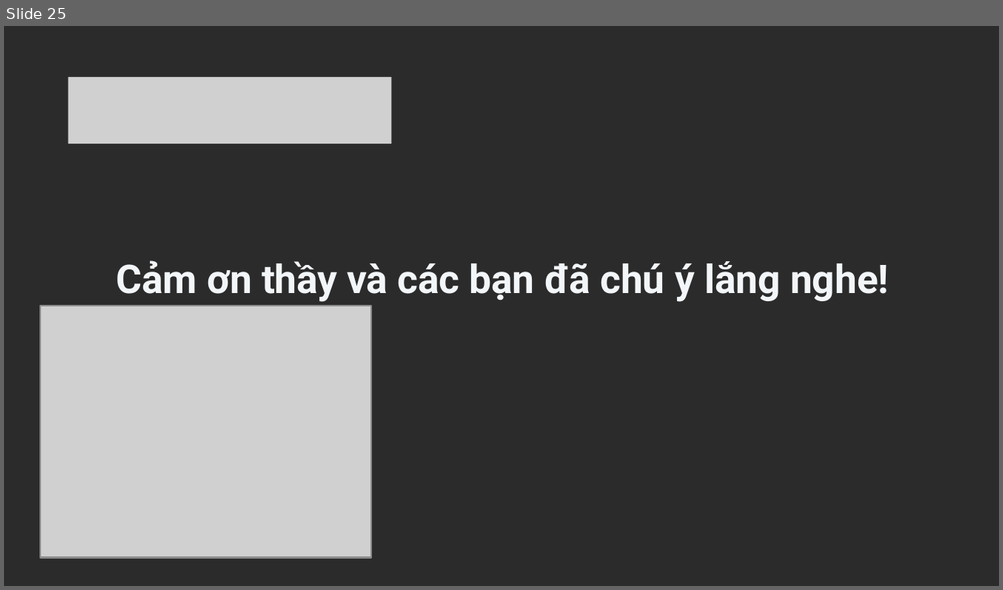
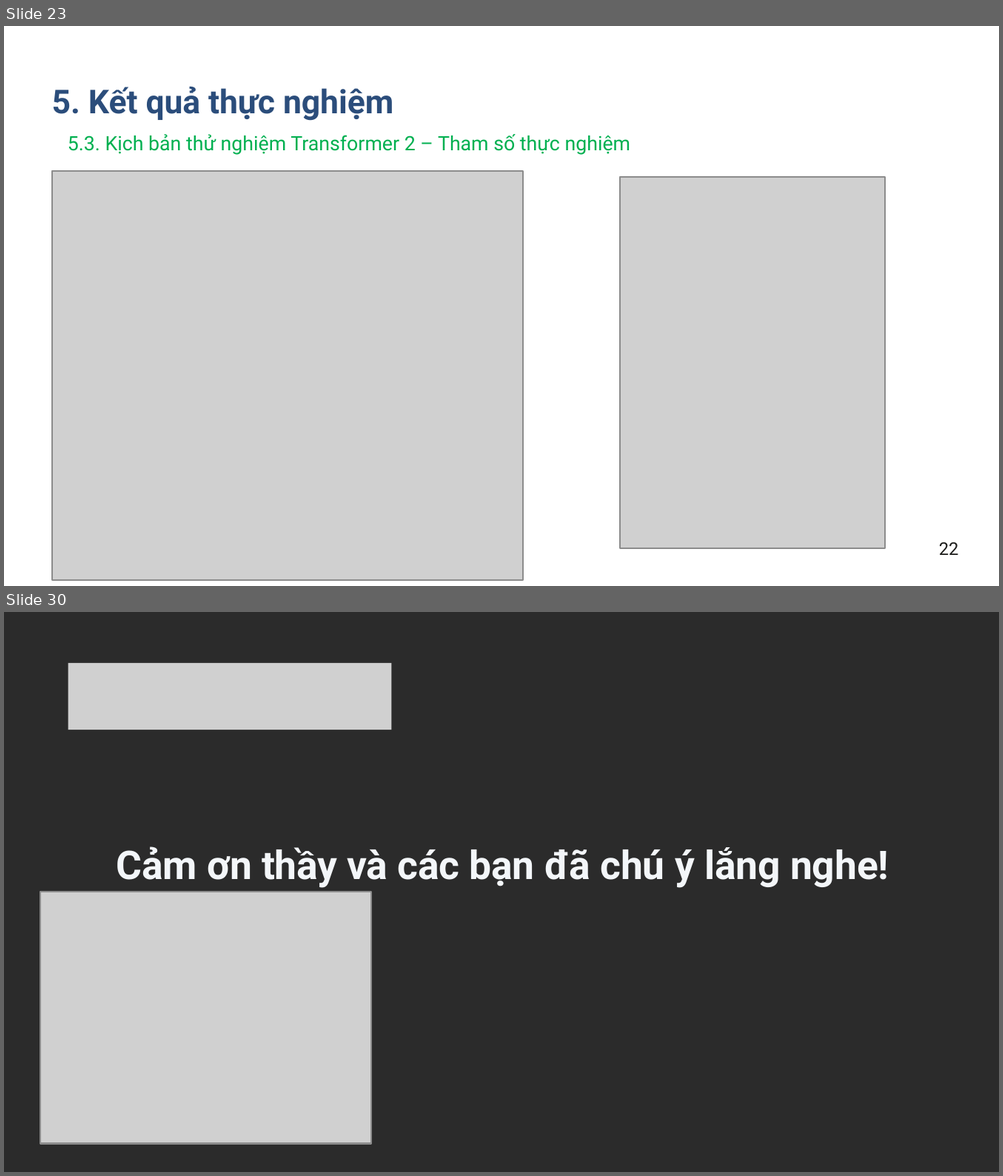
Before and after one commit to levanmanhbka/ptit_nlp, a slide deck: docs/Nhom12_SlideBaoCaoCuoiKy.pptx. Shown one above the other, each under a label of ours: slide 25 before the commit, slides 23 and 30 after it; the slides between them are not shown. The pictures are 1003x590 and 1003x1176 pixels, drawn with LibreOffice and Linux fonts; fonts in the diff are those of the drawing; grey boxes stand for pictures; background and template pictures are left out; a plain dark background stands for a picture behind light text. Boxes give left, top, right and bottom in pixels: in the first picture for what was removed or moved away, otherwise in the second. Text is boxed around its words. In the diff, an @@ line names an element or a change of style, - is before the commit and + after.

```diff
--- a/docs/Nhom12_SlideBaoCaoCuoiKy.pptx
+++ b/docs/Nhom12_SlideBaoCaoCuoiKy.pptx
@@ slide 23 added at bbox=[4, 26, 999, 586], background #FFFFFF @@
@@ text added at bbox=[52, 86, 393, 121], 15 pt, text #2B4D7B, bold @@
+5. Kết quả thực nghiệm
@@ text added at bbox=[68, 134, 631, 155], 9 pt, text #00B050 @@
+5.3. Kịch bản thử nghiệm Transformer 2 – Tham số thực nghiệm
@@ picture added at bbox=[51, 172, 523, 581] @@
@@ picture added at bbox=[620, 178, 886, 549] @@
@@ text added at bbox=[939, 543, 959, 555], 8 pt, text #1C1C1A @@
+22
@@ what was slide 25 is now slide 30 @@
```
Also in this commit, not shown: 13 slides changed, 8 other slides added, 1 slide removed.
